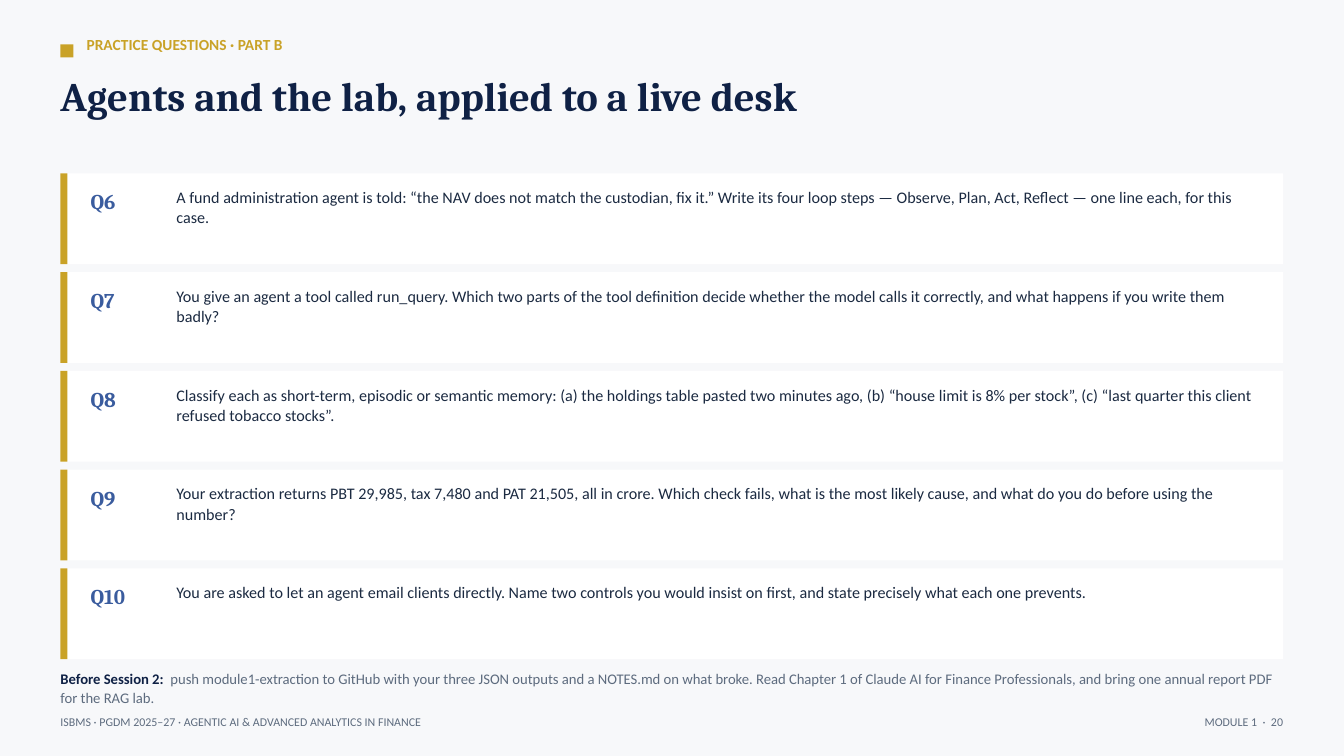
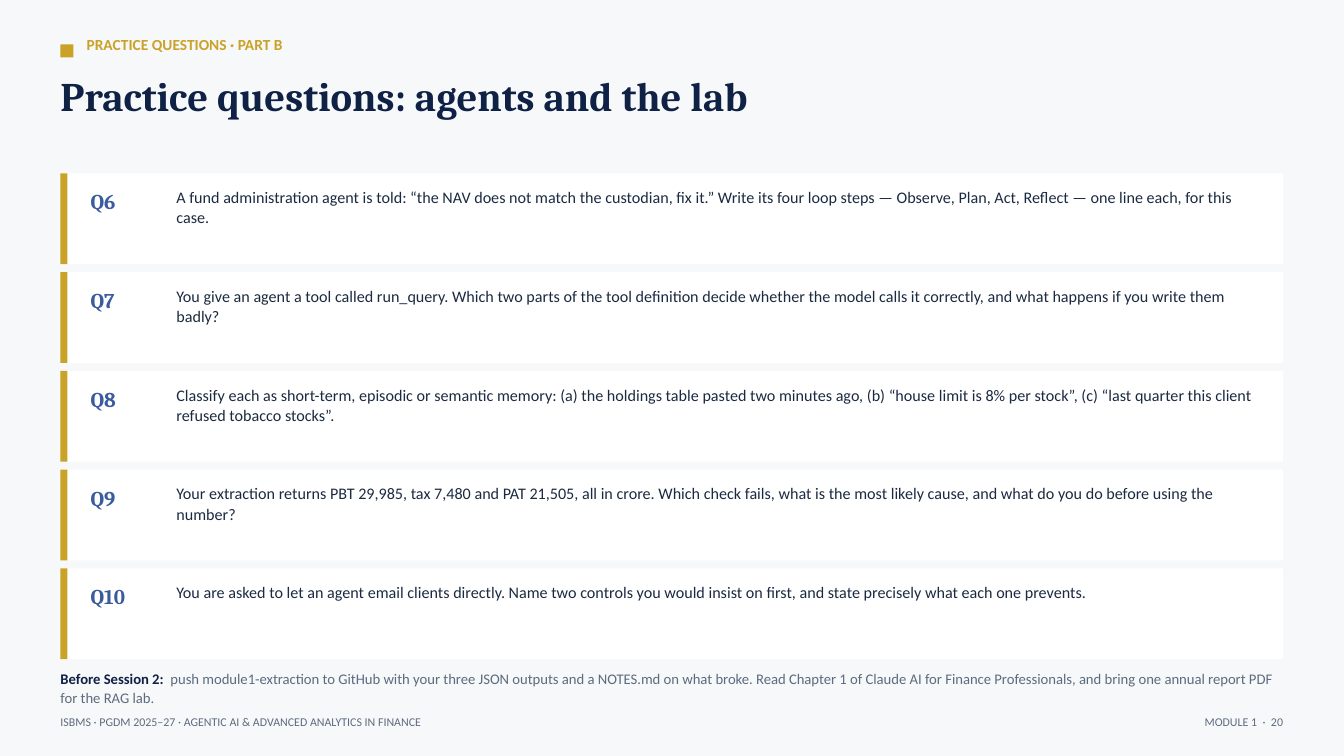
Before and after one commit to tejasgjadhav/AIFINANCE, a slide deck: slide 20 of slides/Module-01-Foundations-of-Agentic-AI.pptx. Drawn at 1344x756 pixels with LibreOffice and Linux fonts; fonts in the diff are those of the drawing. Boxes give left, top, right and bottom in pixels: in the first picture for what was removed or moved away, otherwise in the second. Text is boxed around its words. In the diff, an @@ line names an element or a change of style, - is before the commit and + after.

```diff
--- a/slides/Module-01-Foundations-of-Agentic-AI.pptx
+++ b/slides/Module-01-Foundations-of-Agentic-AI.pptx
@@ text at (60,82,747,120): text changed @@
-Agents and the lab, applied to a live desk
+Practice questions: agents and the lab
```
Also in this commit, not shown: 12 other slides changed, 3 other files.
